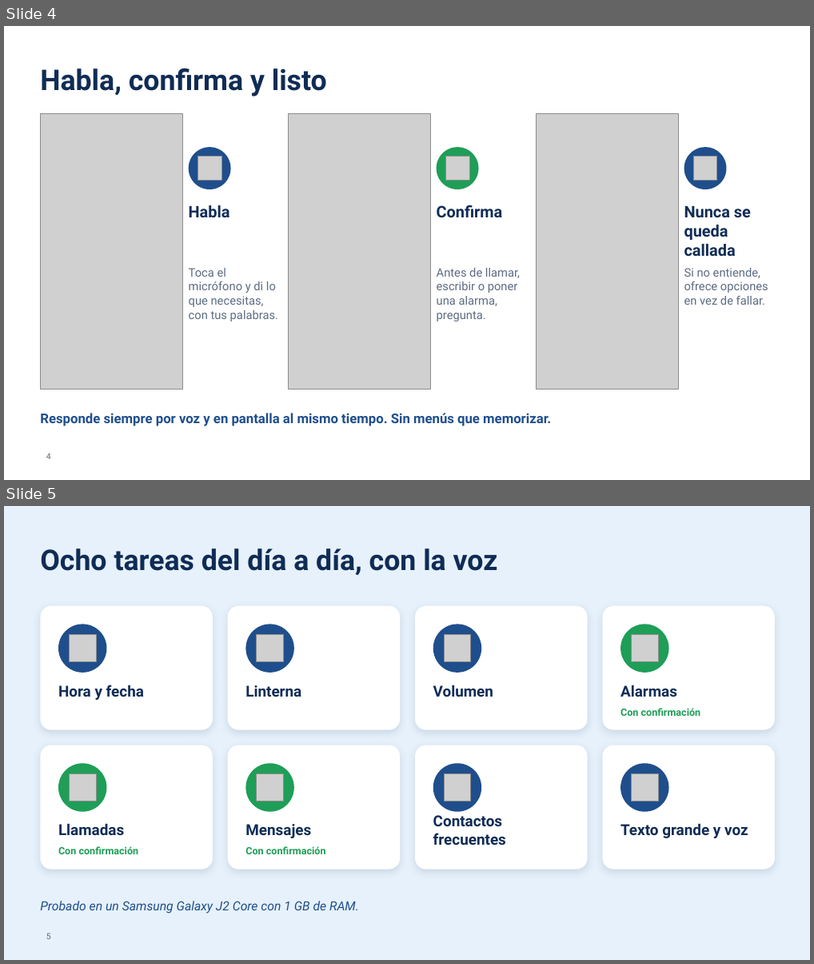
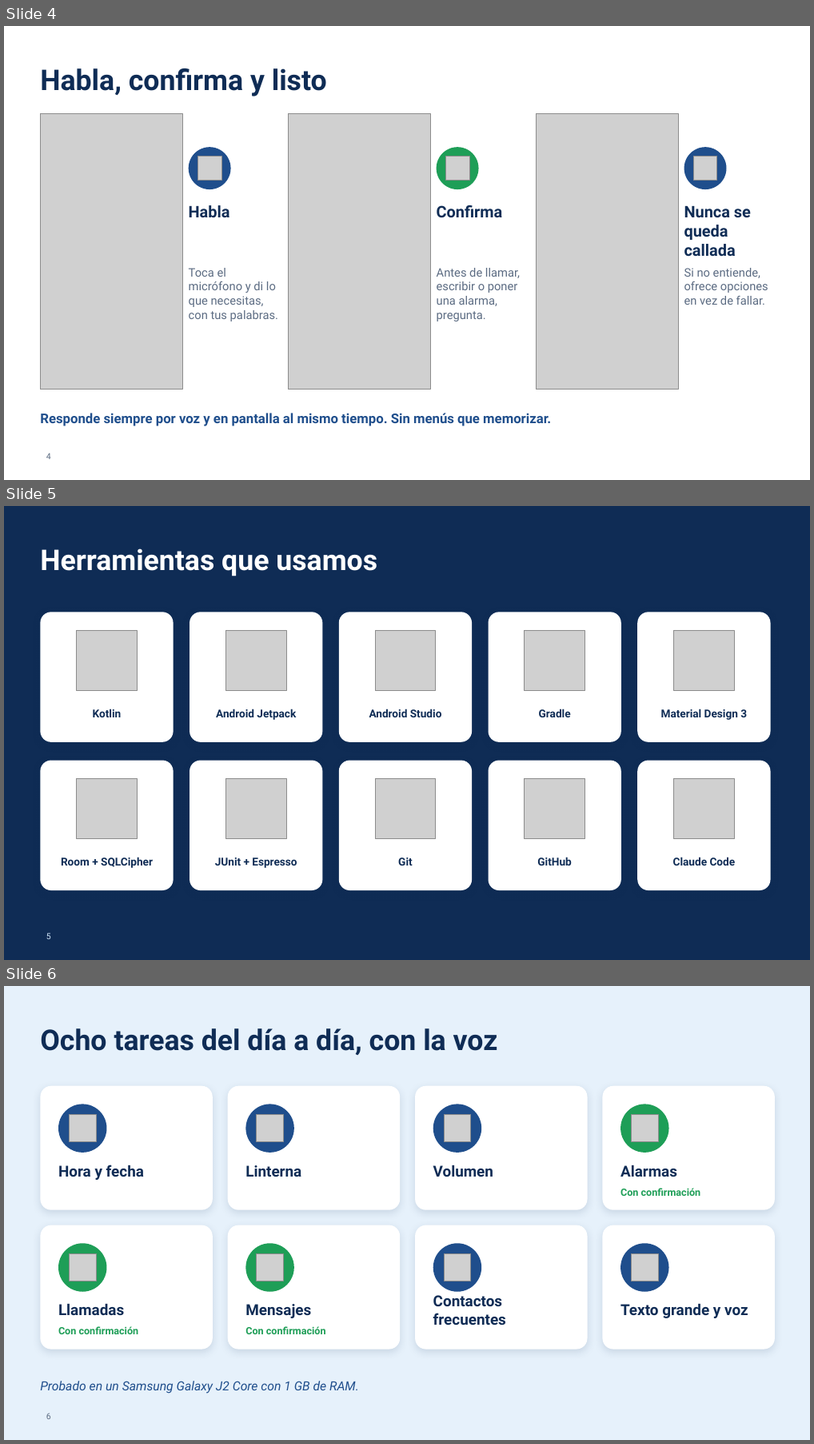
Before and after one commit to migxel23cl/WithYou, a slide deck: Antonio Varas_AldoMartinez_802°D_Grupo 6/Fase 3/Evidencias Grupales/Presentación Final del proyecto (Español).pptx. Shown one above the other, each under a label of ours: slides 4 and 5 before the commit, slides 4, 5 and 6 after it. The pictures are 814x964 and 814x1444 pixels, drawn with LibreOffice and Linux fonts; fonts in the diff are those of the drawing; grey boxes stand for pictures; background and template pictures are left out. Boxes give left, top, right and bottom in pixels: in the first picture for what was removed or moved away, otherwise in the second. Text is boxed around its words. In the diff, an @@ line names an element or a change of style, - is before the commit and + after.

Commit message:
upddate

```diff
--- a/Antonio Varas_AldoMartinez_802°D_Grupo 6/Fase 3/Evidencias Grupales/Presentación Final del proyecto (Español).pptx
+++ b/Antonio Varas_AldoMartinez_802°D_Grupo 6/Fase 3/Evidencias Grupales/Presentación Final del proyecto (Español).pptx
@@ slide 5 added at <box>4,506,810,960</box>, background #0F2C55 @@
@@ title added at <box>40,548,378,576</box>, 34 pt, text #FFFFFF, bold @@
+Herramientas que usamos
@@ rounded rectangle added at <box>40,612,174,742</box>, fill #FFFFFF @@
@@ rounded rectangle added at <box>190,612,323,742</box>, fill #FFFFFF @@
@@ rounded rectangle added at <box>339,612,472,742</box>, fill #FFFFFF @@
@@ rounded rectangle added at <box>489,612,622,742</box>, fill #FFFFFF @@
@@ rounded rectangle added at <box>638,612,771,742</box>, fill #FFFFFF @@
@@ picture added at <box>77,630,137,691</box> @@
@@ picture added at <box>226,630,286,691</box> @@
@@ picture added at <box>375,630,436,691</box> @@
@@ picture added at <box>525,630,586,691</box> @@
@@ picture added at <box>674,630,734,691</box> @@
@@ text added at <box>93,708,122,717</box>, 13 pt, text #0F2C55, bold @@
+Kotlin
@@ text added at <box>216,708,296,720</box>, 13 pt, text #0F2C55, bold @@
+Android Jetpack
@@ text added at <box>370,708,442,717</box>, 13 pt, text #0F2C55, bold @@
+Android Studio
@@ text added at <box>539,708,571,717</box>, 13 pt, text #0F2C55, bold @@
+Gradle
@@ text added at <box>662,708,747,720</box>, 13 pt, text #0F2C55, bold @@
+Material Design 3
@@ rounded rectangle added at <box>40,760,174,890</box>, fill #FFFFFF @@
@@ rounded rectangle added at <box>190,760,323,890</box>, fill #FFFFFF @@
@@ rounded rectangle added at <box>339,760,472,890</box>, fill #FFFFFF @@
@@ rounded rectangle added at <box>489,760,622,890</box>, fill #FFFFFF @@
@@ rounded rectangle added at <box>638,760,771,890</box>, fill #FFFFFF @@
@@ picture added at <box>77,778,137,839</box> @@
@@ picture added at <box>226,778,286,839</box> @@
@@ picture added at <box>375,778,436,839</box> @@
@@ picture added at <box>525,778,586,839</box> @@
@@ picture added at <box>674,778,734,839</box> @@
@@ text added at <box>61,856,153,868</box>, 13 pt, text #0F2C55, bold @@
+Room + SQLCipher
@@ text added at <box>215,857,297,868</box>, 13 pt, text #0F2C55, bold @@
+JUnit + Espresso
@@ text added at <box>398,857,412,865</box>, 13 pt, text #0F2C55, bold @@
+Git
@@ text added at <box>538,856,571,865</box>, 13 pt, text #0F2C55, bold @@
+GitHub
@@ text added at <box>674,856,736,865</box>, 13 pt, text #0F2C55, bold @@
+Claude Code
@@ page number added at <box>46,932,51,939</box>, 10 pt, text #CFE5F7 @@
+5
@@ what was slide 5 is now slide 6 @@
```
